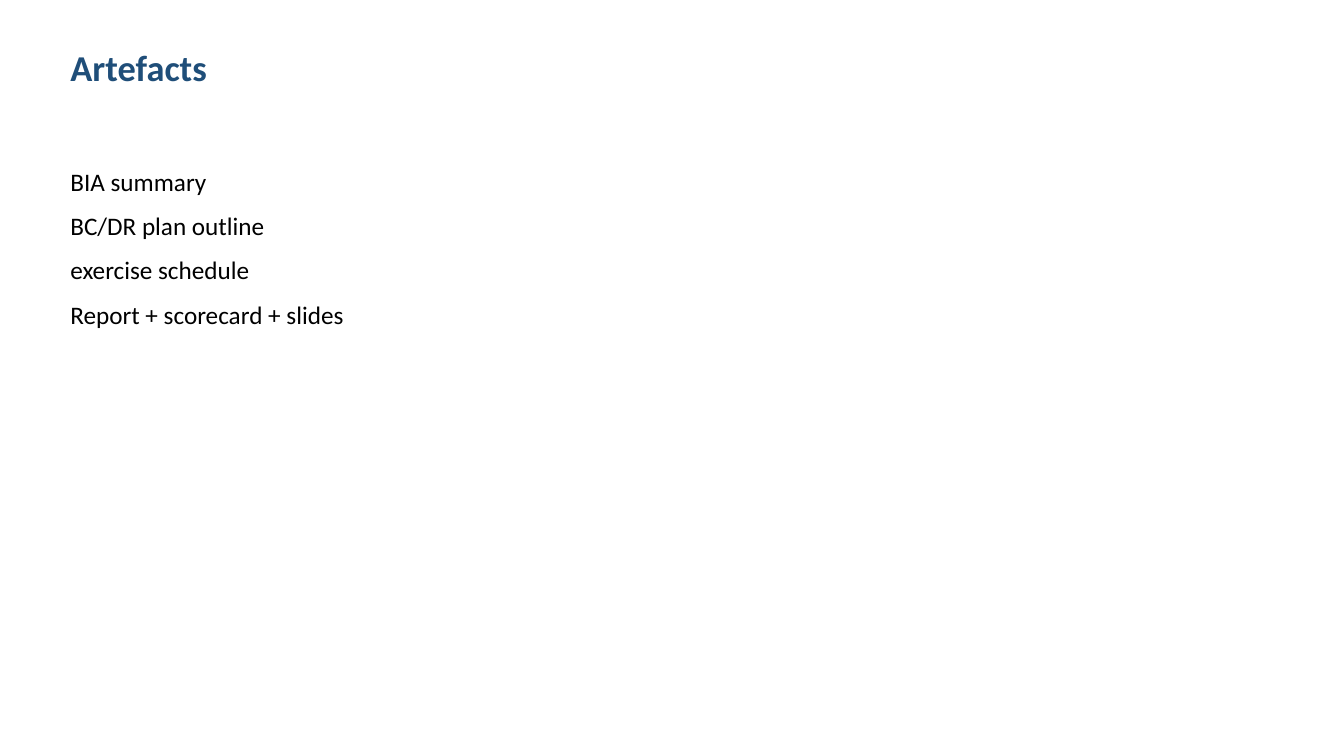
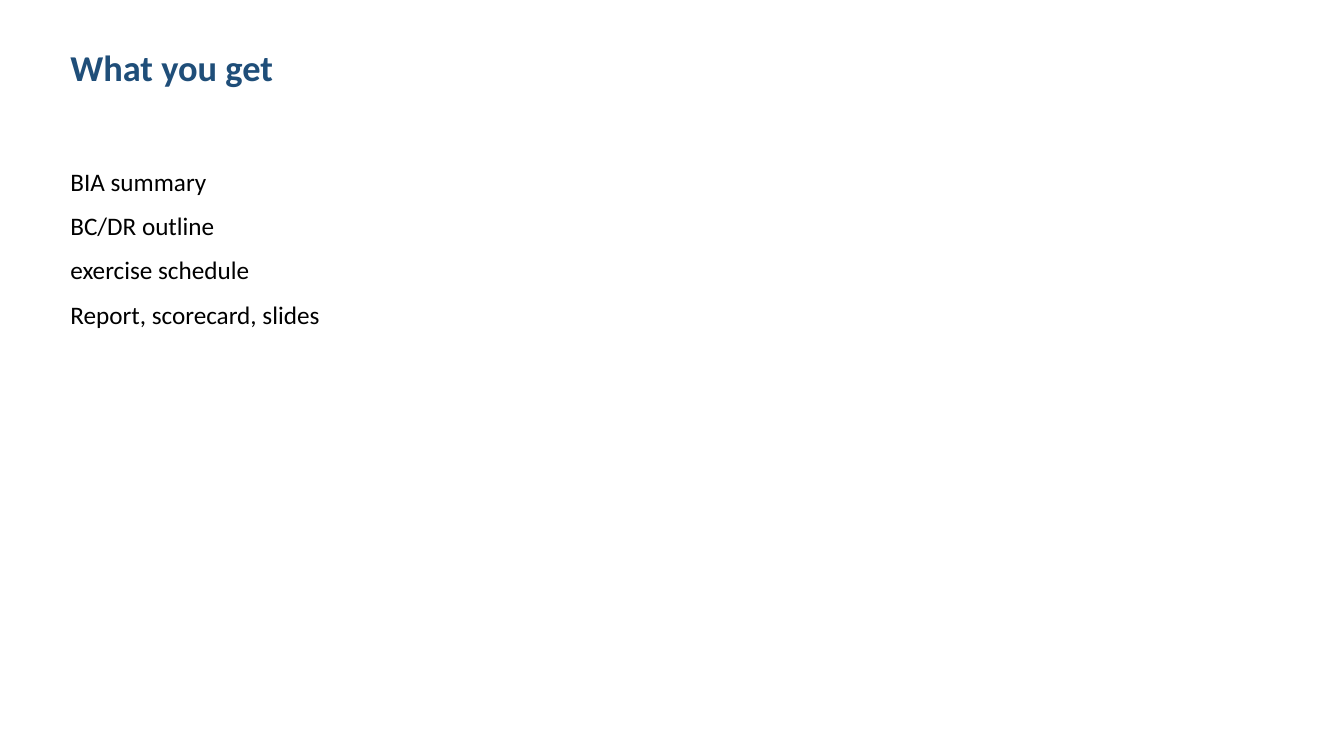
Before and after one commit to shohrabniaz/sme-bcdr-plan, a slide deck: slide 3 of Final_Submission/02_Presentation.pptx. Drawn at 1344x756 pixels with LibreOffice and Linux fonts; fonts in the diff are those of the drawing. Boxes give left, top, right and bottom in pixels: in the first picture for what was removed or moved away, otherwise in the second. Text is boxed around its words. In the diff, an @@ line names an element or a change of style, - is before the commit and + after.

```diff
--- a/Final_Submission/02_Presentation.pptx
+++ b/Final_Submission/02_Presentation.pptx
@@ text at [70,55,273,87]: text changed @@
-Artefacts
+What you get
@@ text at [70,217,214,236]: text changed @@
-BC/DR plan outline
+BC/DR outline
@@ text at [70,306,319,328]: text changed @@
-Report + scorecard + slides
+Report, scorecard, slides
```
Also in this commit, not shown: 3 other slides changed, 12 other files.
